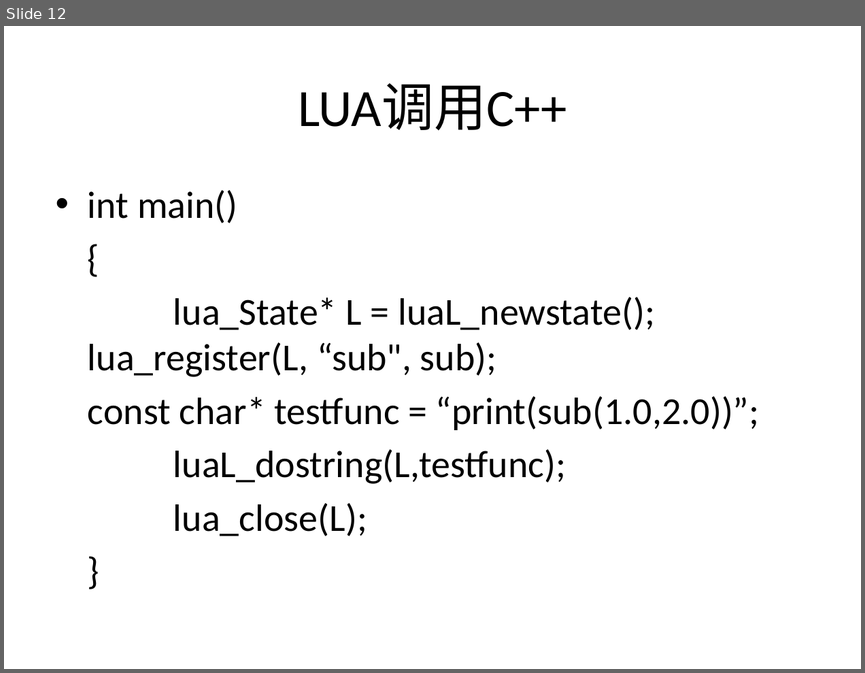
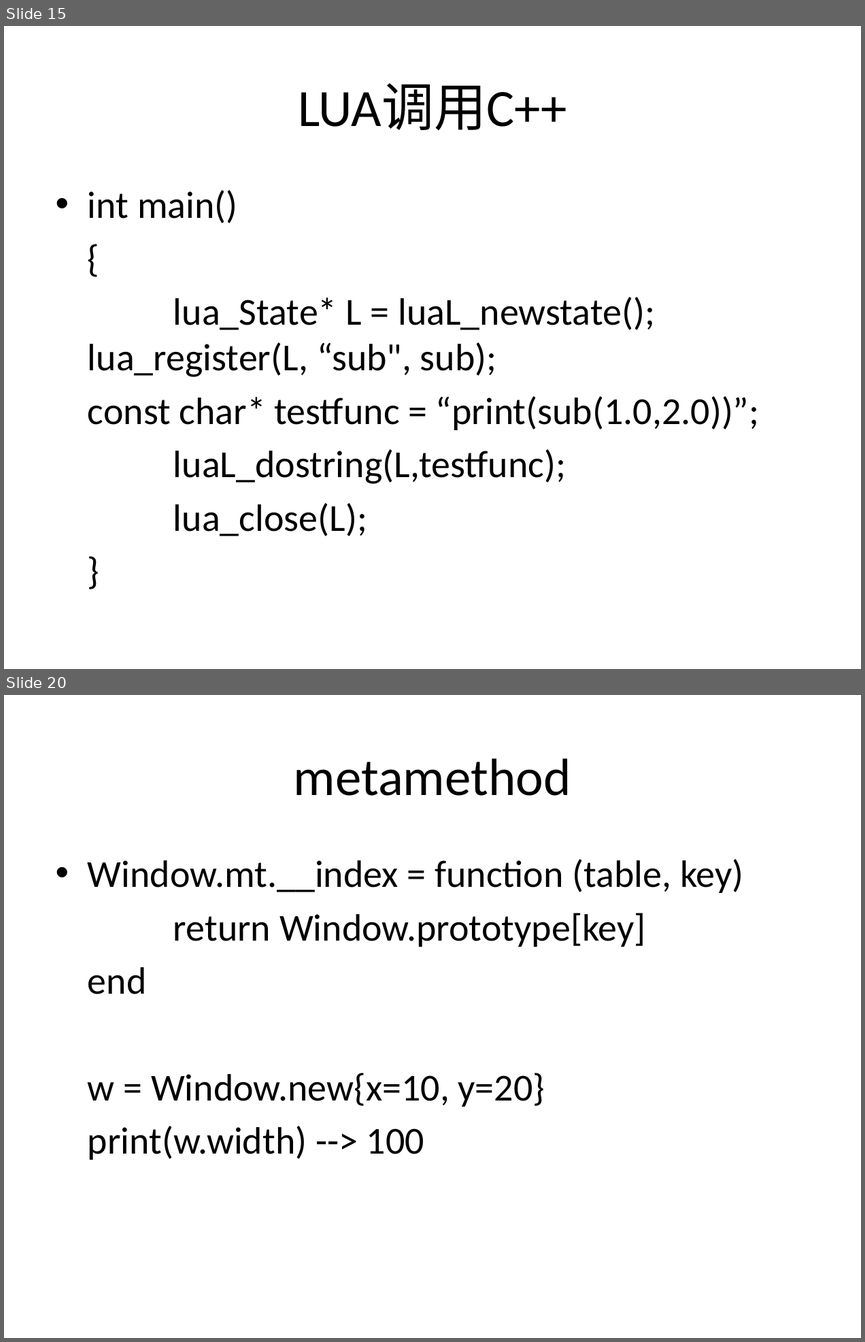
Before and after one commit to henryfung01/StreetFighter, a slide deck: lua1.pptx. Shown one above the other, each under a label of ours: slide 12 before the commit, slides 15 and 20 after it; the slides between them are not shown. The pictures are 865x673 and 865x1342 pixels, drawn with LibreOffice and Linux fonts; fonts in the diff are those of the drawing. Boxes give left, top, right and bottom in pixels: in the first picture for what was removed or moved away, otherwise in the second. Text is boxed around its words. In the diff, an @@ line names an element or a change of style, - is before the commit and + after.

```diff
--- a/lua1.pptx
+++ b/lua1.pptx
@@ slide 20 added at (4, 695, 861, 1338), background #FFFFFF @@
@@ title added at (294, 758, 571, 796), 44 pt, text #000000 @@
+metamethod
@@ text added at (88, 859, 744, 1159), 32 pt, text #000000 @@
+• Window.mt.__index = function (table, key)
+return Window.prototype[key]
+end
+w = Window.new{x=10, y=20}
+print(w.width) --> 100
@@ what was slide 12 is now slide 15 @@
```
Also in this commit, not shown: 10 slides changed, 25 other slides added, 12 slides removed.
